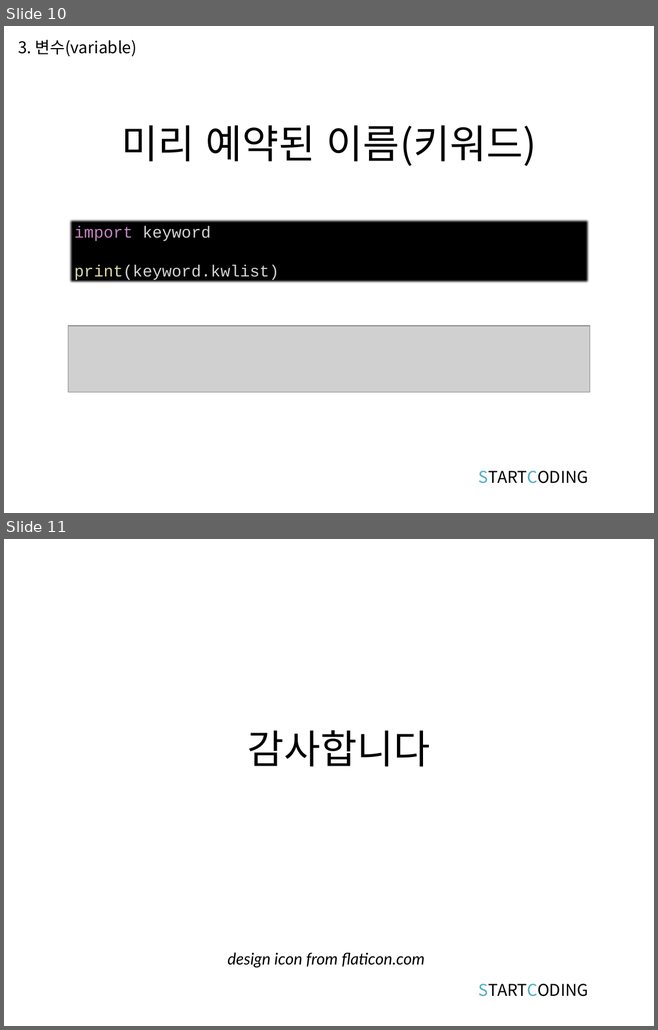
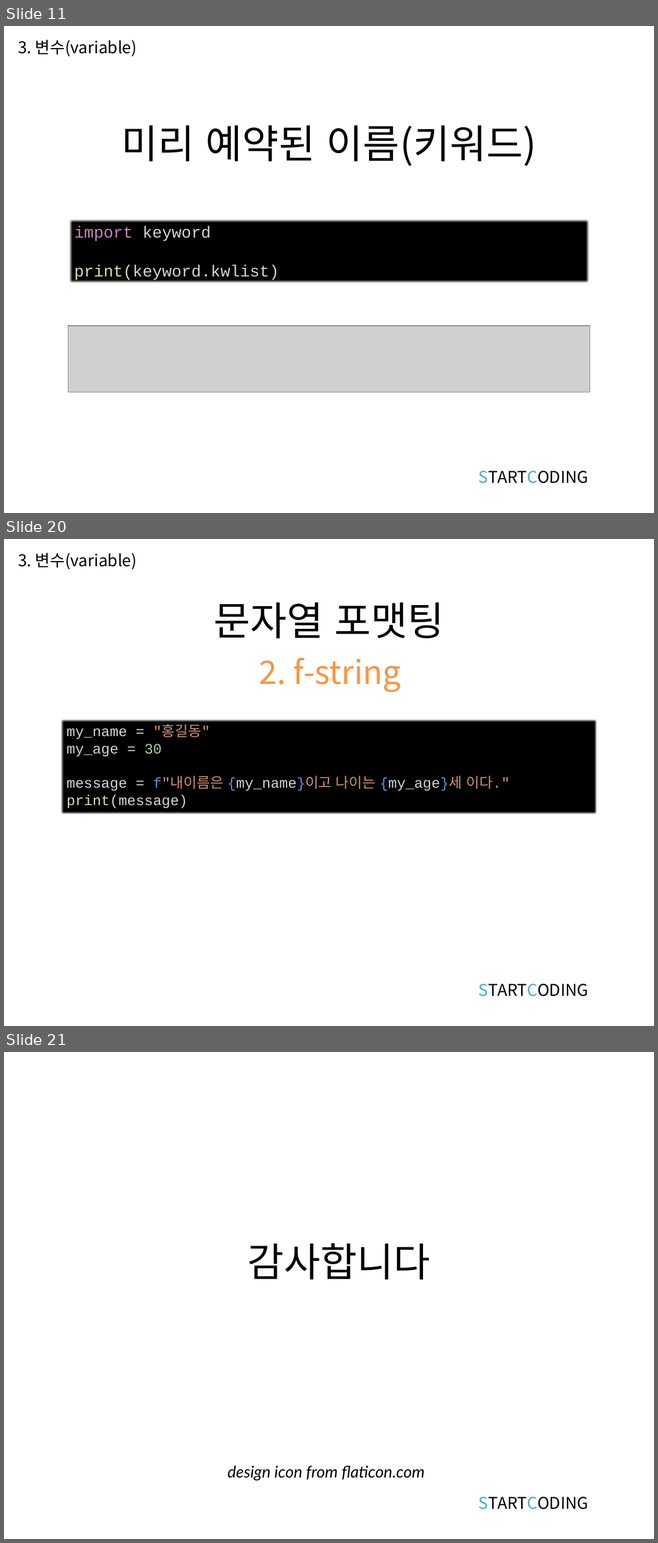
Before and after one commit to kwonkijun/python, a slide deck: 파이썬기초(PPT)/파이썬 기초 2강_자료형과 변수.pptx. Shown one above the other, each under a label of ours: slides 10 and 11 before the commit, slides 11, 20 and 21 after it; the slides between them are not shown. The pictures are 658x1030 and 658x1543 pixels, drawn with LibreOffice and Linux fonts; fonts in the diff are those of the drawing; grey boxes stand for pictures. Boxes give left, top, right and bottom in pixels: in the first picture for what was removed or moved away, otherwise in the second. Text is boxed around its words. In the diff, an @@ line names an element or a change of style, - is before the commit and + after.

```diff
--- a/파이썬기초(PPT)/파이썬 기초 2강_자료형과 변수.pptx
+++ b/파이썬기초(PPT)/파이썬 기초 2강_자료형과 변수.pptx
@@ slide 20 added at box(4, 539, 654, 1026), background #FFFFFF @@
@@ text added at box(18, 553, 137, 570), 18 pt, text #000000 @@
+3. 변수(variable)
@@ title added at box(213, 602, 444, 639), 44 pt, text #000000 @@
+문자열 포맷팅
@@ text added at box(259, 657, 401, 692), 36 pt, text #F79646 @@
+2. f-string
@@ rectangle added at box(60, 719, 598, 815), fill #000000, 16 pt, text #D4D4D4 @@
+my_name = "홍길동"
+my_age = 30
+message = f"내이름은 {my_name}이고 나이는 {my_age}세 이다."
+print(message)
@@ text added at box(478, 984, 588, 997), 18 pt, text #000000 @@
+STARTCODING
@@ what was slide 10 is now slide 11 @@
@@ what was slide 11 is now slide 21 @@
```
Also in this commit, not shown: 1 slide changed, 9 other slides added, 1 other file.
